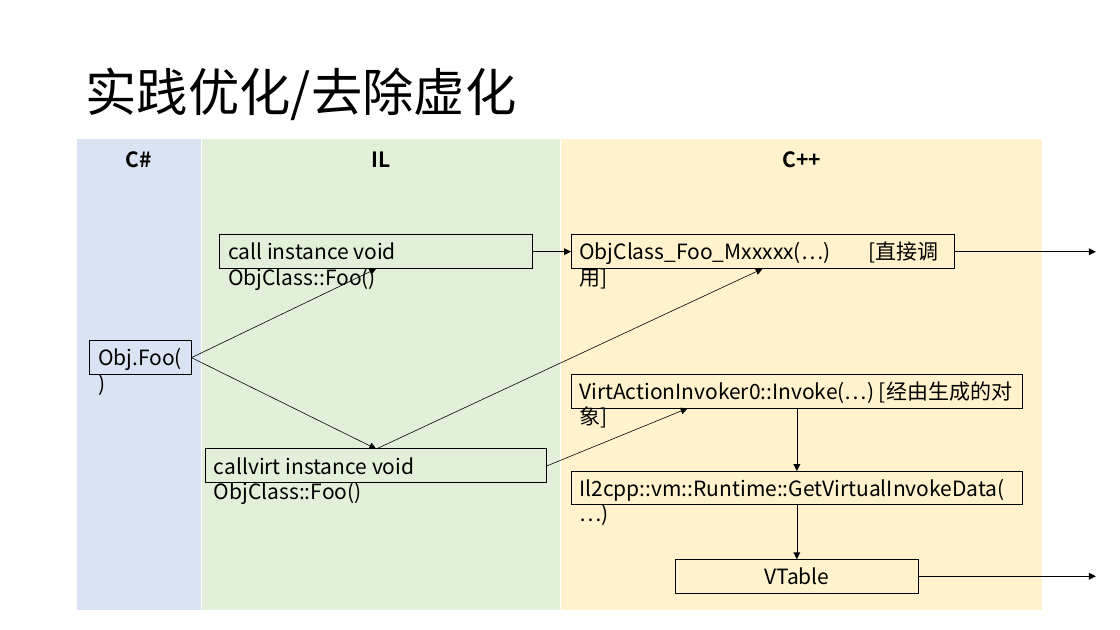
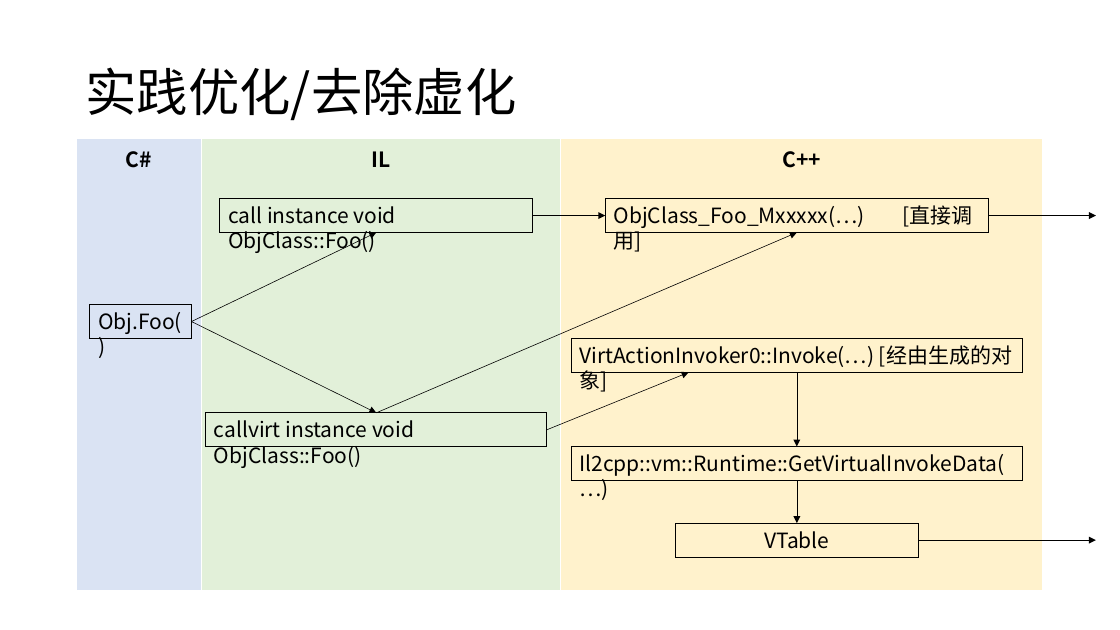
Before and after one commit to snakealpha/DotNetSession, a slide deck: slide 25 of pptx.pptx.pptx. Drawn at 1120x630 pixels with LibreOffice and Linux fonts; fonts in the diff are those of the drawing. Boxes give left, top, right and bottom in pixels: in the first picture for what was removed or moved away, otherwise in the second. Text is boxed around its words. In the diff, an @@ line names an element or a change of style, - is before the commit and + after.

```diff
--- a/pptx.pptx.pptx
+++ b/pptx.pptx.pptx
@@ table: place and size @@
-table at bbox=[77, 139, 1044, 612]
+table at bbox=[77, 139, 1044, 592]
@@ rectangle "ObjClass_Foo_Mxxxxx(…) [直接调用]": place and size @@
-rectangle "ObjClass_Foo_Mxxxxx(…) [直接调用]" at bbox=[571, 234, 954, 268]
+rectangle "ObjClass_Foo_Mxxxxx(…) [直接调用]" at bbox=[606, 198, 989, 232]
@@ arrow moved from (376, 450) - (763, 269) to (376, 413) - (797, 233) @@
@@ arrow moved from (533, 252) - (571, 252) to (533, 216) - (606, 216) @@
@@ arrow moved from (954, 252) - (1096, 252) to (989, 216) - (1096, 216) @@
@@ 5 rectangles, 4 arrows: place and size @@
-5 rectangles, 4 arrows at bbox=[90, 234, 1096, 593]
+5 rectangles, 4 arrows at bbox=[90, 198, 1096, 557]
@@ arrow moved from (797, 408) - (797, 471) to (797, 372) - (797, 447) @@
@@ rectangle "Il2cpp::vm::Runtime::GetVirtualInvokeData(…)": place and size @@
-rectangle "Il2cpp::vm::Runtime::GetVirtualInvokeData(…)" at bbox=[571, 471, 1023, 505]
+rectangle "Il2cpp::vm::Runtime::GetVirtualInvokeData(…)" at bbox=[571, 447, 1023, 481]
@@ arrow moved from (797, 505) - (797, 560) to (797, 481) - (797, 523) @@
```
Also in this commit, not shown: 4 other slides changed, 3 slides added, 2 slides removed, 1 other file.
